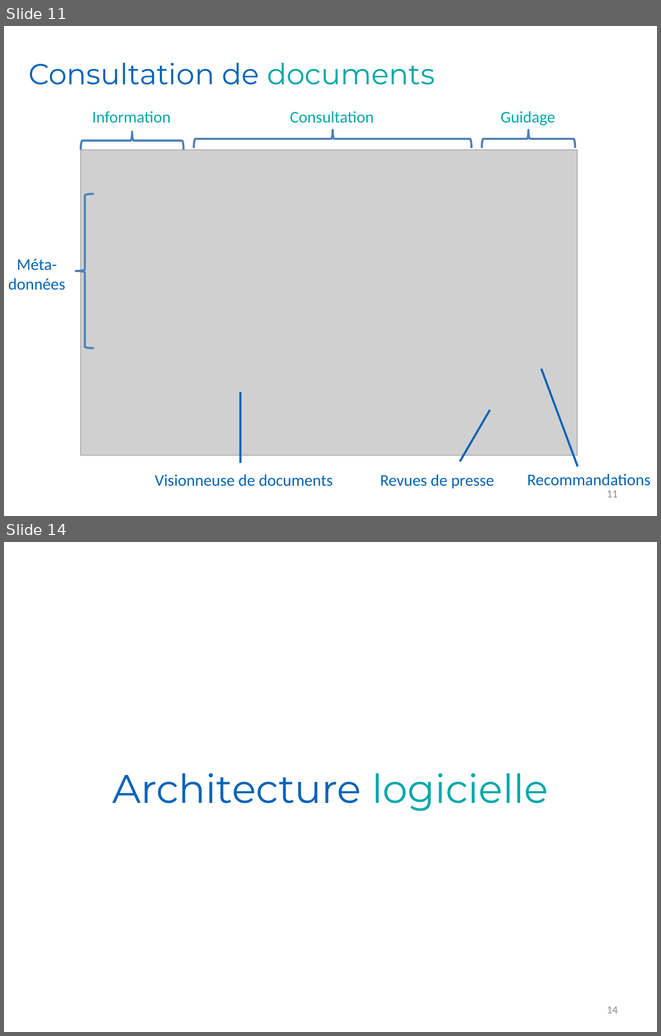
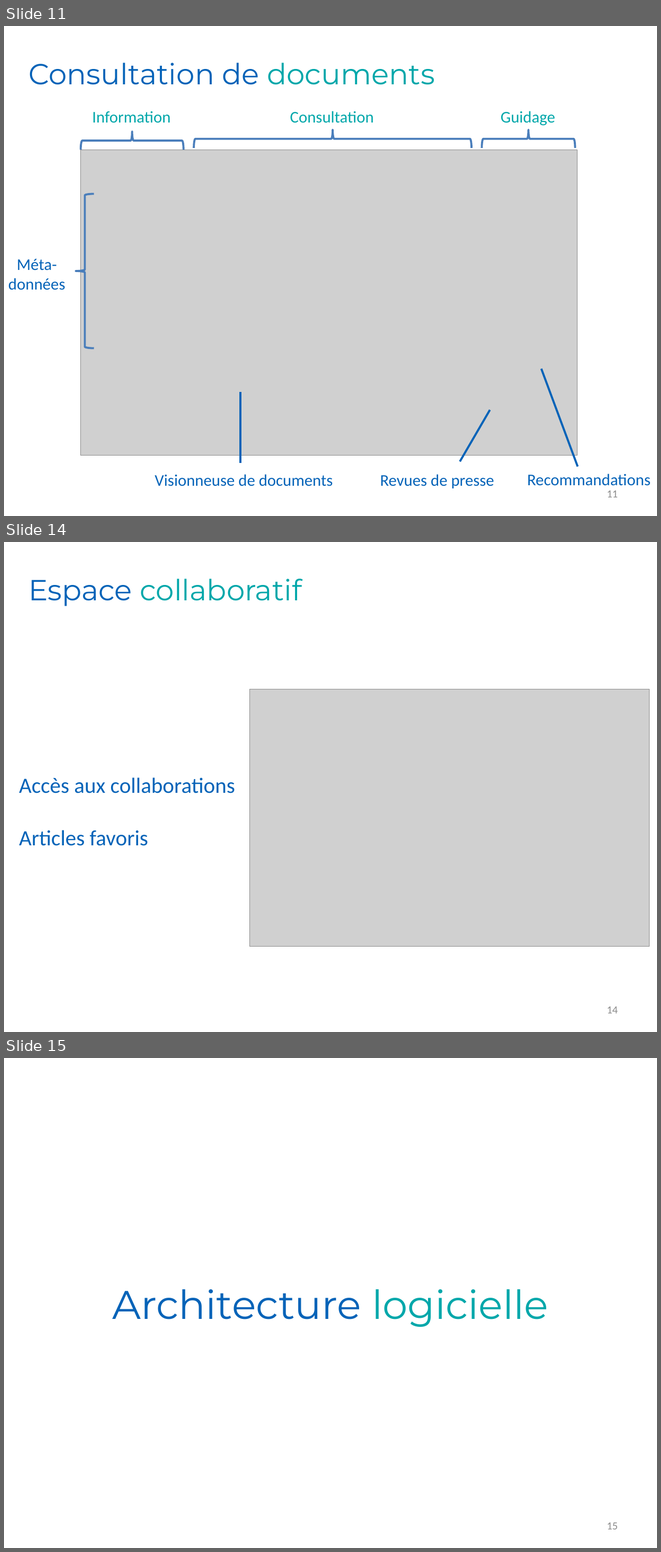
Before and after one commit to Romcol/Gutemberg-rapports, a slide deck: defense/1_project/powerpoint.pptx. Shown one above the other, each under a label of ours: slides 11 and 14 before the commit, slides 11, 14 and 15 after it; the slides between them are not shown. The pictures are 661x1036 and 661x1552 pixels, drawn with LibreOffice and Linux fonts; fonts in the diff are those of the drawing; grey boxes stand for pictures; background and template pictures are left out. Boxes give left, top, right and bottom in pixels: in the first picture for what was removed or moved away, otherwise in the second. Text is boxed around its words. In the diff, an @@ line names an element or a change of style, - is before the commit and + after.

```diff
--- a/defense/1_project/powerpoint.pptx
+++ b/defense/1_project/powerpoint.pptx
@@ slide 14 added at box(4, 542, 657, 1032), background picture (left out) @@
@@ text added at box(28, 579, 301, 606), 32 pt, text #00A7AA @@
+Espace collaboratif
@@ picture added at box(249, 689, 649, 946) @@
@@ text added at box(19, 777, 235, 846), 24 pt, text #0563B8 @@
+Accès aux collaborations
+Articles favoris
@@ page number added at box(607, 1006, 618, 1013), 12 pt, text #8C8C8C @@
+14
@@ what was slide 14 is now slide 15 @@
@@ page number at box(607, 1522, 618, 1529): text changed @@
-14
+15
```
Also in this commit, not shown: 8 slides changed, 6 other slides added, 3 slides removed.
